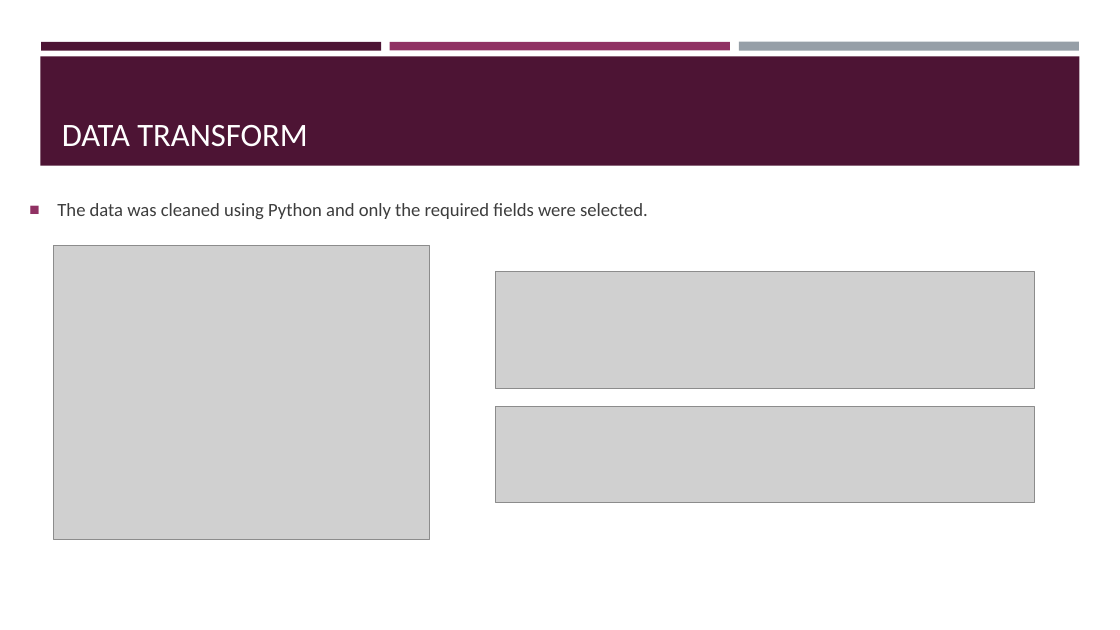
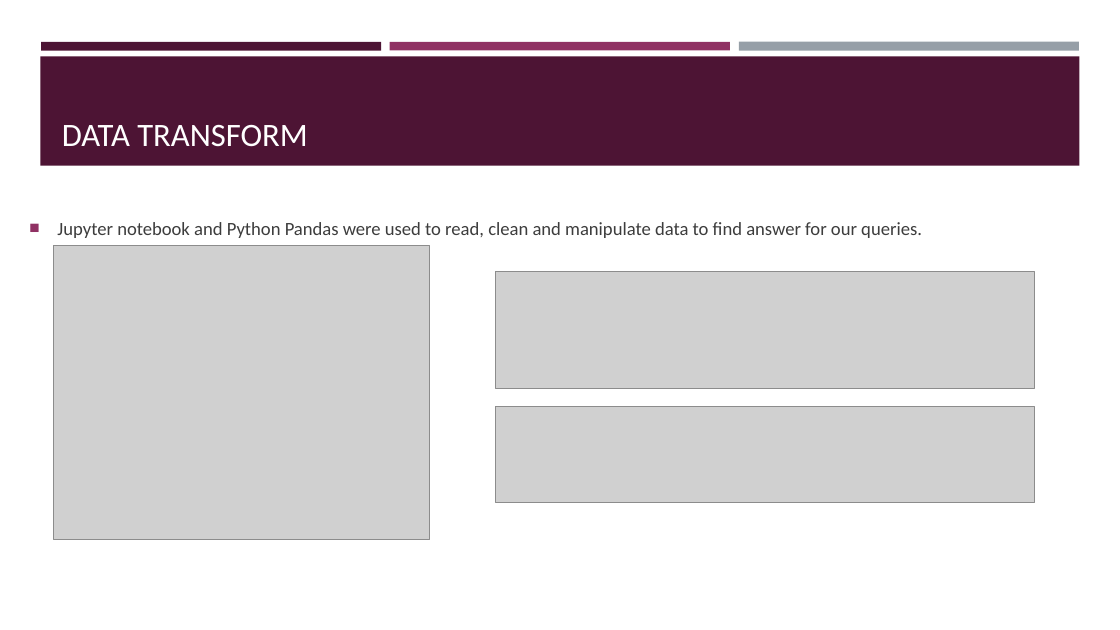
Before and after one commit to sherintm/crimedata-viz, a slide deck: slide 4 of Project 2 Presentation.pptx. Drawn at 1120x630 pixels with LibreOffice and Linux fonts; fonts in the diff are those of the drawing; grey boxes stand for pictures. Boxes give left, top, right and bottom in pixels: in the first picture for what was removed or moved away, otherwise in the second. Text is boxed around its words. In the diff, an @@ line names an element or a change of style, - is before the commit and + after.

```diff
--- a/Project 2 Presentation.pptx
+++ b/Project 2 Presentation.pptx
@@ text at [57, 222, 922, 238]: text changed @@
-■ The data was cleaned using Python and only the required fields were selected.
+■ Jupyter notebook and Python Pandas were used to read, clean and manipulate data to find answer for our queries.
```
Also in this commit, not shown: 2 other slides changed, 7 other files.
